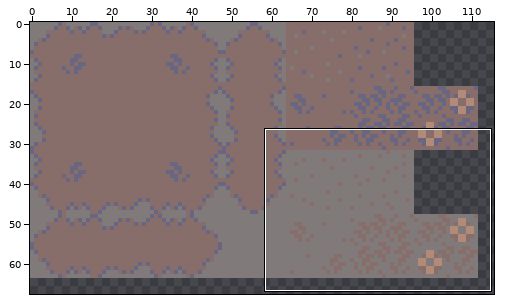
File history of a sprite sheet, Assets/Sprites/Grasslands/Grasslands_Ground.png. Above, an overview of the earlier version with the close-up marked.
Close-up. Before:
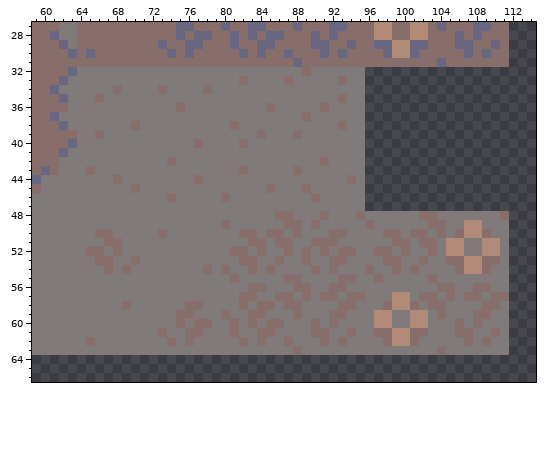
The file is 128x128 pixels. Shown: x 59..114, y 27..66. The wide view leaves out empty margins.
After:
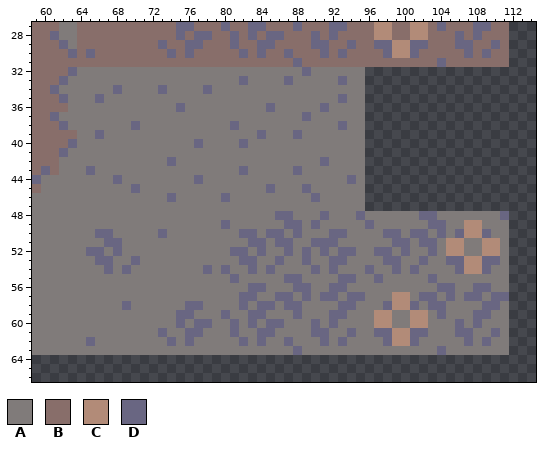
Palette (. is transparent): A #807b7a  B #886e6a  C #b28b78  D #696682
Edits made:
Colour B becomes colour D in row 32 at x 89; in row 33 at x 82, 87 and 93; in row 34 at x 68, 73 and 78; in row 35 at x 66 and 93; in row 36 at x 75, 85 and 91; in row 37 at x 89.
Colour B becomes colour D in row 38 at x 70, 81 and 93; in row 39 at x 66, 84 and 88; in row 40 at x 77 and 82; in row 42 at x 74 and 91; in row 43 at x 65, 82 and 88; in row 44 at x 68, 77 and 94.
Colour B becomes colour D in row 45 at x 70, 85 and 89; in row 46 at x 74, 80 and 90; in row 48 at x 86 to 87, 91, 95, 102 to 103 and 111; in row 49 at x 80, 87 to 88, 90, 96 and 103 to 104; in row 50 at x 66 to 67, 73, 82 to 83, 85 to 86, 88, 92 to 93, 98 to 99, 101 to 102, 104, 106 and 109; in row 51 at x 67 to 68, 83 to 84, 86 to 87, 90 to 92, 99 to 100 and 102 to 103.
Colour B becomes colour D in row 52 at x 65 to 66, 68, 81 to 82, 84, 87, 89, 91, 93 to 94, 97 to 98, 100 and 103; in row 53 at x 66 to 67, 70, 82 to 83, 86, 89, 92 to 93, 98 to 99, 102, 105 to 106 and 109 to 110; in row 54 at x 67, 69, 78, 80, 83, 85, 90, 92, 96, 99, 101, 106 and 109; in row 55 at x 81, 87 to 88, 93 to 94, 97 and 103; in row 56 at x 83 to 84, 88 to 89, 92 to 93, 104 to 105 and 108 to 109; in row 57 at x 82 to 83, 86 to 87, 89, 91 to 92, 94 to 95, 102 to 103, 105, 107 to 108 and 110 to 111.
Colour B becomes colour D in row 58 at x 69, 76 to 77, 82, 84 to 85, 87 to 88, 93 to 94, 98, 101, 103 to 104 and 109 to 110; in row 59 at x 75 to 76, 80, 83 to 84, 88, 92 to 93, 104 and 108 to 109; in row 60 at x 75, 77 to 78, 81, 83, 85 to 86, 90, 92, 106 and 108; in row 61 at x 73, 76 to 77, 81, 84 to 85, 90 to 91, 94, 97 to 98, 101 to 102, 106 to 107 and 110; in row 62 at x 65, 74, 76, 82, 84, 87, 91, 93, 98, 101, 107 and 109; in row 63 at x 88 and 104.
Where, in picture pixels (left, top, right, bottom), the same in both close-ups:
changed: (86, 67, 509, 355)
